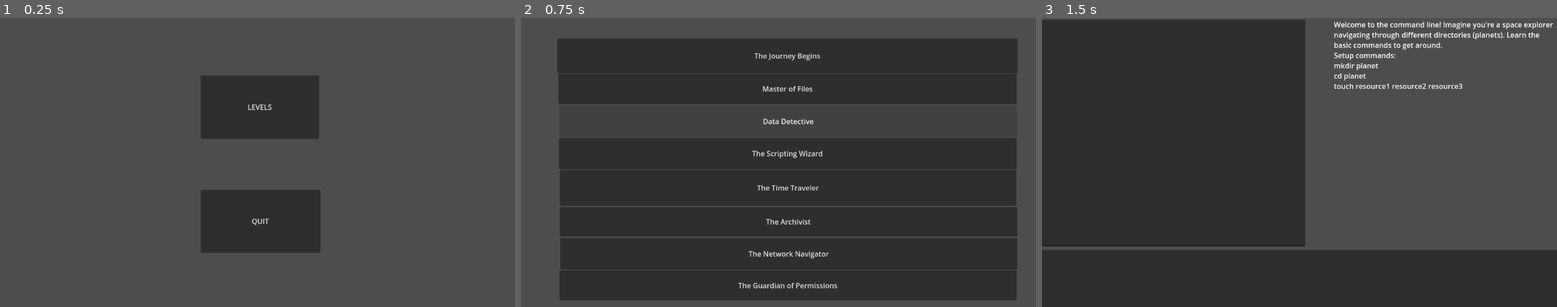
Above: before the commit, frames 1-3 (left to right).
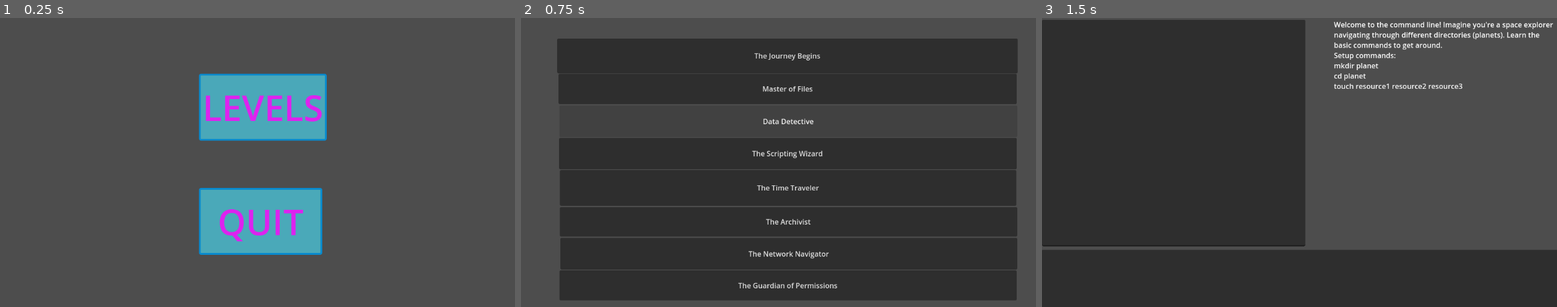
Above: after the commit, the same moments.

Repository: Pradeepaa001/Essentials
Game: Godot game, scene res://Scenes/main.tscn
Two runs of this game, one before a commit and one after it. Both use one fixed random seed, a clock stepped at 60 frames per second and the inputs below.
Inputs:
- Up to frame 1 (0.25 s): no input
- Up to frame 2 (0.75 s): click "LEVELS" at 0.5 s
- Up to frame 3 (1.5 s): click "The Journey Begins" at 1.25 s

The runs differ from the first frame. In frame 1, 11% of the frame differs, in the area x 38-64%, y 19-82%; in frame 2, nothing differs; in frame 3, nothing differs.

Commit message:
Added themes and fonts to the level and quit buttons

Diff:
--- /dev/null
+++ b/Scenes/main.tres
@@ -0,0 +1,18 @@
+[gd_resource type="StyleBoxFlat" format=3 uid="uid://bnqmvk2g2y7xk"]
+
+[resource]
+bg_color = Color(0.290545, 0.660354, 0.725487, 1)
+border_width_left = 4
+border_width_top = 4
+border_width_right = 4
+border_width_bottom = 4
+border_color = Color(0.0348556, 0.54232, 0.805119, 1)
+corner_radius_top_left = 4
+corner_radius_top_right = 4
+corner_radius_bottom_right = 4
+corner_radius_bottom_left = 4
+expand_margin_left = 4.0
+expand_margin_top = 4.0
+expand_margin_right = 4.0
+expand_margin_bottom = 4.0
+shadow_color = Color(0.427493, 0.427493, 0.427493, 0.6)
--- a/Scenes/main.tscn
+++ b/Scenes/main.tscn
@@ -1,6 +1,14 @@
-[gd_scene load_steps=2 format=3 uid="uid://bgdv5o1ke6liu"]
+[gd_scene load_steps=6 format=3 uid="uid://bgdv5o1ke6liu"]
 
 [ext_resource type="Script" path="res://Scripts/main.gd" id="1_lhlfh"]
+[ext_resource type="StyleBox" uid="uid://bnqmvk2g2y7xk" path="res://Scenes/main.tres" id="2_jenx2"]
+[ext_resource type="StyleBox" uid="uid://dv3cy4lmk8m2n" path="res://Scenes/new_style_box_flat.tres" id="2_oc2l2"]
+
+[sub_resource type="Theme" id="Theme_16e4c"]
+Button/styles/normal = ExtResource("2_oc2l2")
+
+[sub_resource type="Theme" id="Theme_6qsgc"]
+Button/styles/normal = ExtResource("2_jenx2")
 
 [node name="main" type="Node2D"]
 script = ExtResource("1_lhlfh")
@@ -11,6 +19,9 @@
 offset_top = 129.0
 offset_right = 714.0
 offset_bottom = 271.0
+theme = SubResource("Theme_16e4c")
+theme_override_colors/font_color = Color(0.868555, 0.134772, 0.936529, 1)
+theme_override_font_sizes/font_size = 80
 text = "LEVELS"
 
 [node name="QUIT" type="Button" parent="."]
@@ -18,6 +29,9 @@
 offset_top = 385.0
 offset_right = 717.0
 offset_bottom = 527.0
+theme = SubResource("Theme_6qsgc")
+theme_override_colors/font_color = Color(0.866667, 0.133333, 0.937255, 1)
+theme_override_font_sizes/font_size = 80
 text = "QUIT"
 
 [connection signal="pressed" from="LEVELS" to="." method="_on_button_pressed"]
--- /dev/null
+++ b/Scenes/new_style_box_flat.tres
@@ -0,0 +1,17 @@
+[gd_resource type="StyleBoxFlat" format=3 uid="uid://dv3cy4lmk8m2n"]
+
+[resource]
+bg_color = Color(0.290196, 0.658824, 0.72549, 1)
+border_width_left = 4
+border_width_top = 4
+border_width_right = 4
+border_width_bottom = 4
+border_color = Color(0.0352941, 0.541176, 0.803922, 1)
+corner_radius_top_left = 4
+corner_radius_top_right = 4
+corner_radius_bottom_right = 4
+corner_radius_bottom_left = 4
+expand_margin_left = 4.0
+expand_margin_top = 4.0
+expand_margin_right = 4.0
+expand_margin_bottom = 4.0
